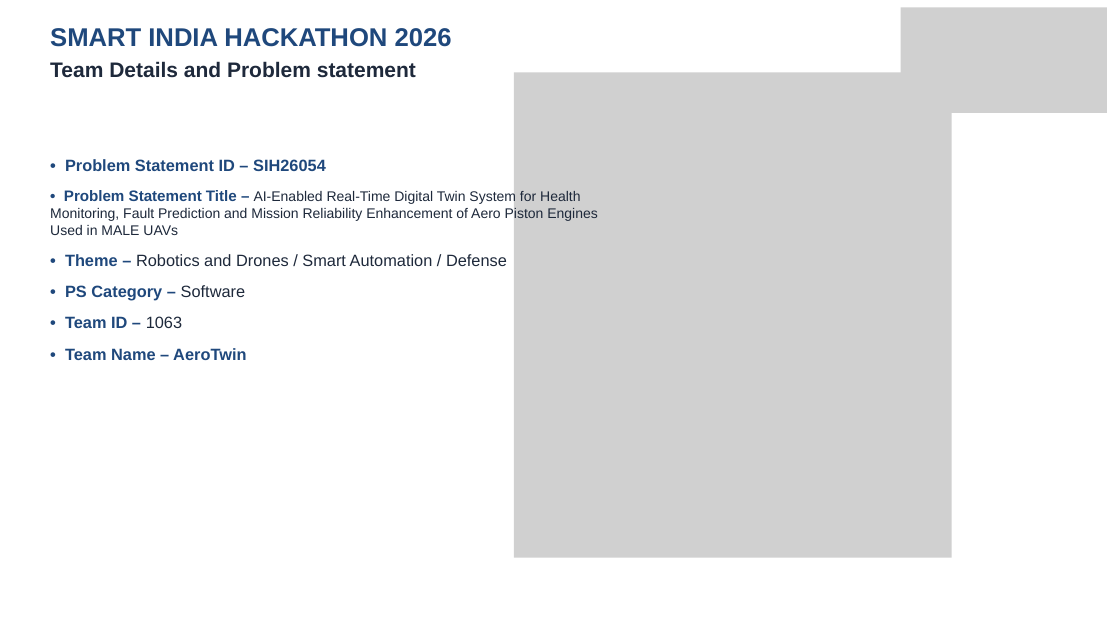
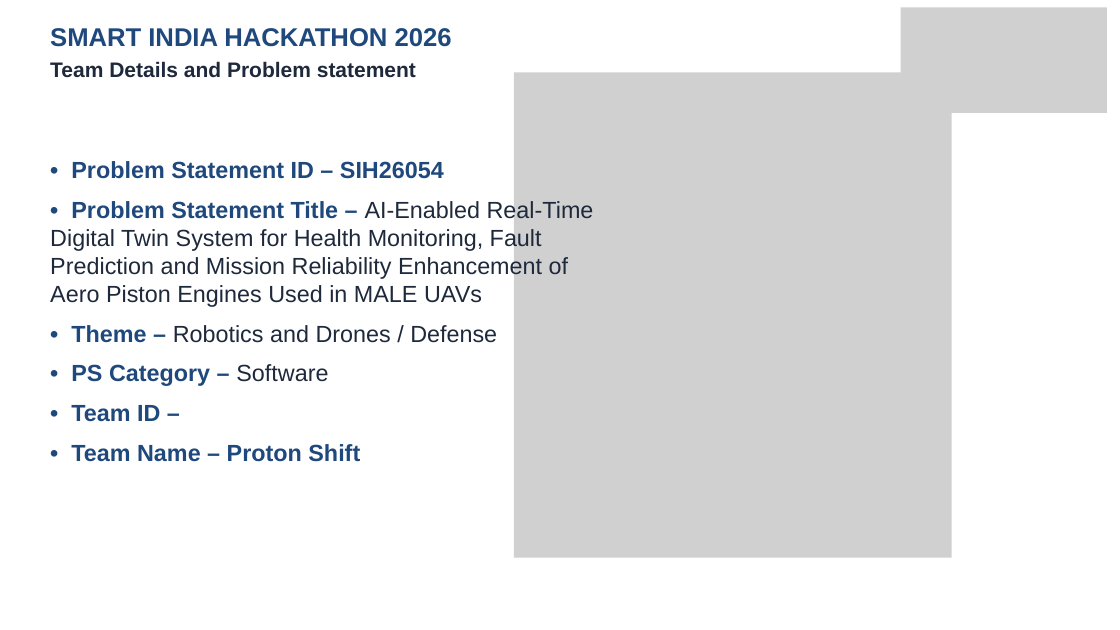
Before and after one commit to sanket-surya/Project-Shree-Ganesh-2, a slide deck: slide 1 of AeroTwin_SIH2026_Official_Presentation.pptx. Drawn at 1120x630 pixels with LibreOffice and Linux fonts; fonts in the diff are those of the drawing; grey boxes stand for pictures. Boxes give left, top, right and bottom in pixels: in the first picture for what was removed or moved away, otherwise in the second. Text is boxed around its words. In the diff, an @@ line names an element or a change of style, - is before the commit and + after.

```diff
--- a/AeroTwin_SIH2026_Official_Presentation.pptx
+++ b/AeroTwin_SIH2026_Official_Presentation.pptx
@@ text at (50, 161, 594, 386): size 14 to 20 pt in "• Problem Statement ID – SIH26054", "• PS Category – Software"; size 13 to 20 pt in "• Problem Statement Title –"; size 12 to 20 pt in "AI-Enabled Real-Time Digital Twin System for Health ..." @@
@@ text at (71, 325, 497, 343): text changed; size 14 to 20 pt @@
-• Theme – Robotics and Drones / Smart Automation / Defense
+• Theme – Robotics and Drones / Defense
@@ text at (71, 405, 360, 462): text changed; size 14 to 20 pt @@
-• Team ID – 1063
-• Team Name – AeroTwin
+• Team ID –
+• Team Name – Proton Shift
```
Also in this commit, not shown: 22 other files.
